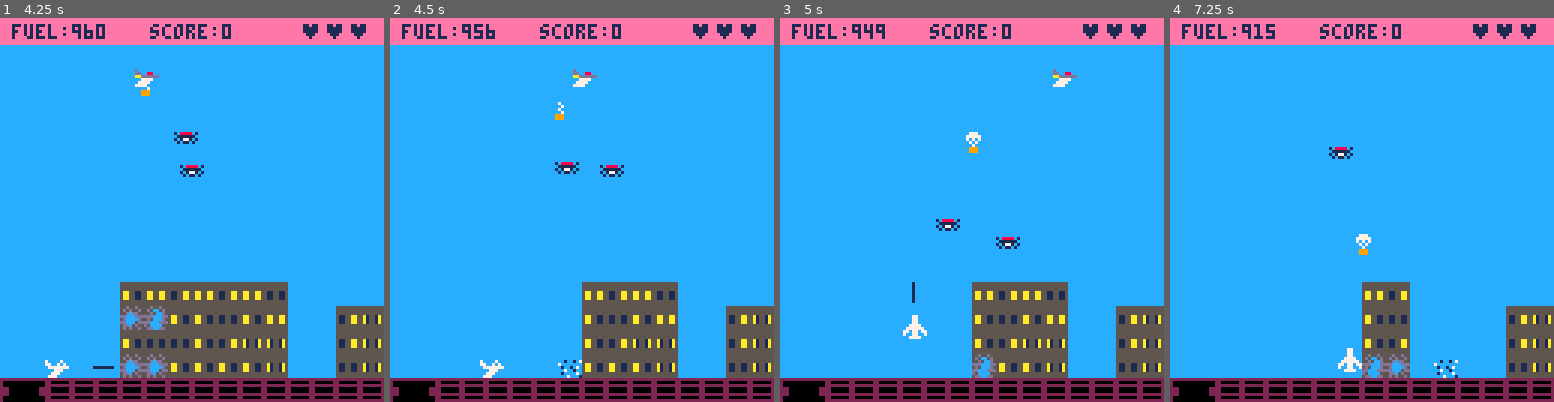
Above: before the commit, frames 1-4 (left to right).
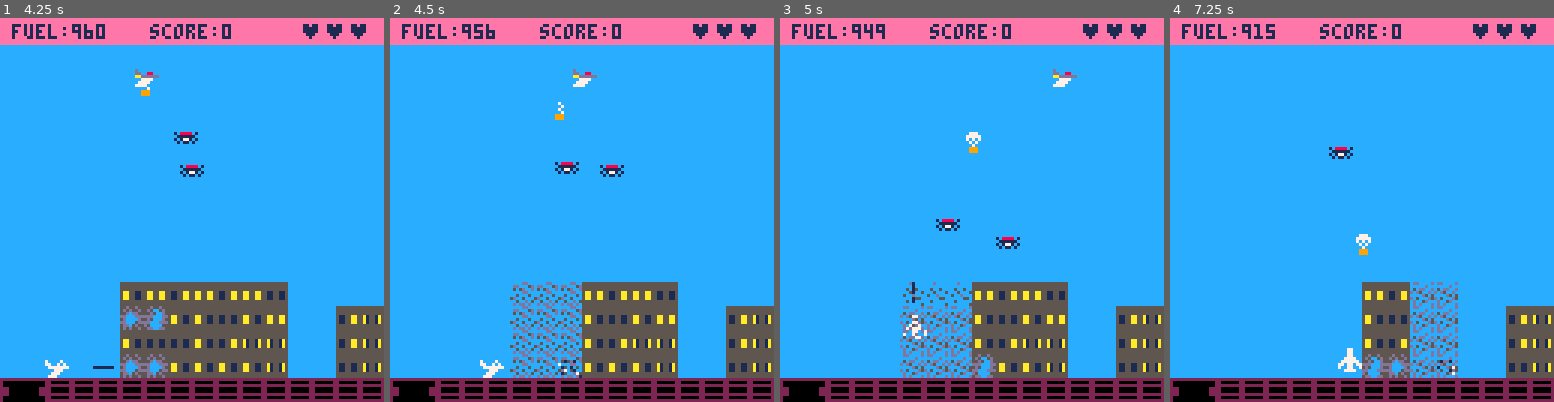
Above: after the commit, the same moments.

Repository: natebeaty/savepicoville
Game: PICO-8 cartridge savechicago.p8
The game is run twice, just before and just after one commit, with the same random seed, the same clock (stepped at 60 frames per second) and the same inputs.
Inputs:
- Up to frame 1 (4.25 s): tap X (X key) at 0.33, 1.07, 1.85, 2.97, 4.08 s; tap O (Z key) at 0.7, 1.7, 2.1, 2.5, 2.9, 3.3, 3.7, 4.1 s; hold Right 1.6-2.1 s; hold Up 2.15-2.42 s; hold Right 2.47-3.03 s; hold Left 3.08-3.58 s; hold Down 3.63-3.97 s; hold Right from 4.02 s (still down)
- Up to frame 2 (4.5 s): keep holding Right
- Up to frame 3 (5 s): tap O (Z key) at 4.5, 4.9 s; release Right at 4.68 s; hold Up from 4.73 s (still down)
- Up to frame 4 (7.25 s): release Up at 5.03 s; hold Left 5.08-5.68 s; tap X (X key) at 5.2, 6.32 s; tap O (Z key) every 0.4 s from 5.3 to 6.9 s; hold Down 5.73-6.03 s; hold Right 6.08-6.58 s; hold Right 6.63-7.13 s; hold Up from 7.18 s (still down)

Frame 1 is identical in both runs. In frame 2, 1.8% of the frame differs, in the area x 31-50%, y 68-94%; in frame 3, 1.6%; in frame 4, 1.2%.

Commit message:
rumble sound and sprites

Diff:
--- a/savechicago.p8
+++ b/savechicago.p8
@@ -19,14 +19,14 @@
 007007005aa55aa55a1551a551155aa55aa5511551155115ddccc5ddddcccdddcccccccc22222222222000002220000000000222000002220000000000000000
 0000000055555555555555555555555555555555555555555ddc5d55d5cccc55cccccccc20000002222000002000000000000002000002220000000000000000
 0000000055555555555555555555555555555555555555555d5d55d55ddccdd5cccccccc22222222222000002000000000000002000002220000000000000000
-00000000000000000007700000000000000000070700000000555555005555550000000000000000000000000000000000000000000000000000000000000000
-00000000000000000007700000000000000007700700000000555555005555550000000000000000000000000000000000000000000000000000000000000000
-00811800108888010007700000700007000070707770000000555555005555550000000000000000000000000000000000000000000000000000000000000000
-0111111001111110007777000707007700007770007700000055aa55005511550000000000000000000000000000000000000000000000000000000000000000
-1018810110177101077777707777777000077770000777000055aa55005511550000000000000000000000000000000000000000000000000000000000000000
-0101101001011010770770770077700000770770077770700055aa55005511550000000000000000000000000000000000000000000000000000000000000000
-10000001000000007007700700077700777007707777777000555555005555550000000000000000000000000000000000000000000000000000000000000000
-00000000000000000077770000007770007000700000000700555555005555550000000000000000000000000000000000000000000000000000000000000000
+00000000000000000007700000000000000000070700000000555555005555550dd0000d0000dd00000d00000000000000000000000000000000000000000000
+000000000000000000077000000000000000077007000000005555550055555500000d000dd0005d000000000050005000000000500000500000000000000000
+0081180010888801000770000070000700007070777000000055555500555555050dd00d0505d00d00500500000d000000500000000000000000000000000000
+0111111001111110007777000707007700007770007700000055aa5500551155d0d500d00000dd00000500050000550000000050005000000000000000000000
+1018810110177101077777707777777000077770000777000055aa55005511550000d505005000500500d0000500000000005000000005000000000000000000
+0101101001011010770770770077700000770770077770700055aa5500551155d05000d55d005000000005500050005005000000000500000000000000000000
+10000001000000007007700700077700777007707777777000555555005555550d005d0000500d05005000000d00505000000050000000000000000000000000
+00000000000000000077770000007770007000700000000700555555005555550d0d000d0d0dd0d0000000050000000000050000000000500000000000000000
 00000000000000000000000000000000000000000000000000000000000000000000000000000000000000000000000000000000000000000000000000000000
 00000000000000000000000000000000000000000000000000000000000777000007770000000000000000000000000000000000000000000000000000000000
 0070010000100107000000000000000d0000000d0000070000007000007777700077777000000000000000000000000000000000000000000000000000000000
Not shown, changed: the sound effects (__sfx__) section of savechicago.p8
Not shown, changed: spritesheet.png
